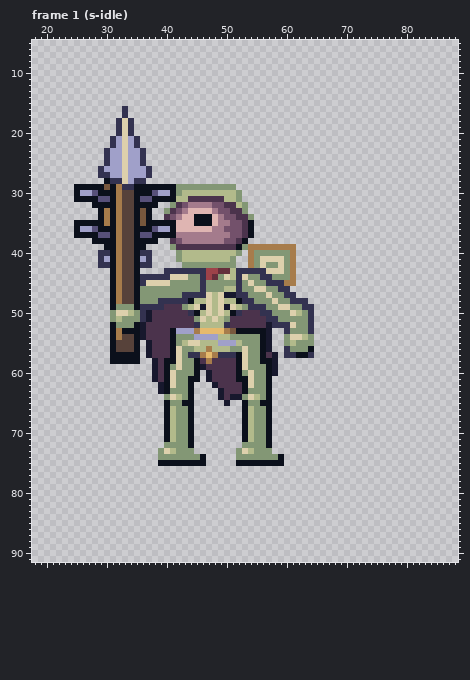
Two states of a pixel-art file, art/enemy-astral-4.aseprite. The picture above was drawn from the file before the commit.
96x96 pixels, 128 frames. Shown: frame 1 (s-idle): x 18..88, y 5..91. The commit also changed other frames, which this record leaves out.
Once edited:
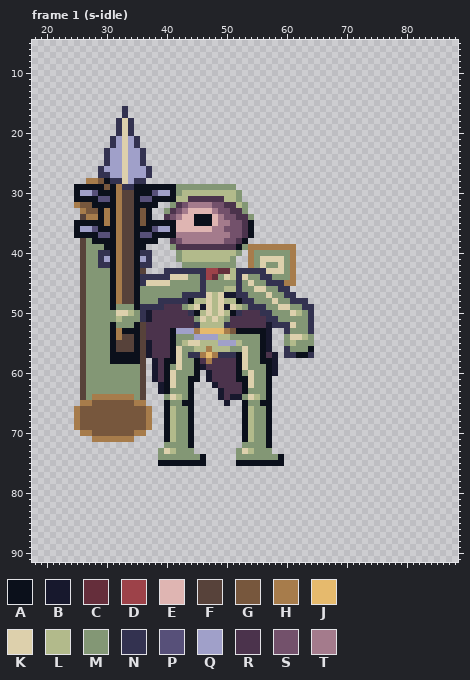
Palette (. is transparent): A #0b101b  B #17182d  C #652e3b  D #9d4249  E #dfb5b2  F #57423a  G #77573d  H #a77c4b  J #e6ba6d  K #ddd0ac  L #b2ba8b  M #839775  N #333250  P #575079  Q #a0a0c9  R #4b334c  S #73516b  T #a47b8c
Edits made:
Frame 1 (s-idle), layer "ink":
There is now colour F in row 34 at x 26; in rows 38 to 42 at x 26; in row 43 at x 26 and 36; in rows 44 to 54 at x 26; in rows 55 to 64 at x 26 and 36.
The edit turns colour B into colour F in rows 52 to 54 at x 36.
There is now colour G in row 28 at x 29; in row 32 at x 26 to 27; in row 33 at x 27 to 28; in row 65 at x 28 to 34; in rows 66 to 69 at x 26 to 36; in row 70 at x 28 to 34.
There is now colour H in row 28 at x 27 to 28; in row 32 at x 25; in row 33 at x 26; in row 34 at x 27 to 28; in row 64 at x 28 to 34; in row 65 at x 26 to 27 and 35 to 36.
There is now colour H in rows 66 to 69 at x 25 and 37; in row 70 at x 26 to 27 and 35 to 36; in row 71 at x 28 to 34.
There is now colour M in row 38 at x 27; in row 39 at x 27 to 29; in rows 40 to 42 at x 27 to 28; in rows 43 to 58 at x 27 to 30; in rows 59 to 63 at x 27 to 35; in row 64 at x 27 and 35.
Pixel boxes of the changes (left, top, right, bottom) in both pictures:
added: (86, 178, 104, 184)
added: (74, 202, 98, 220)
changed: (74, 238, 152, 442)
